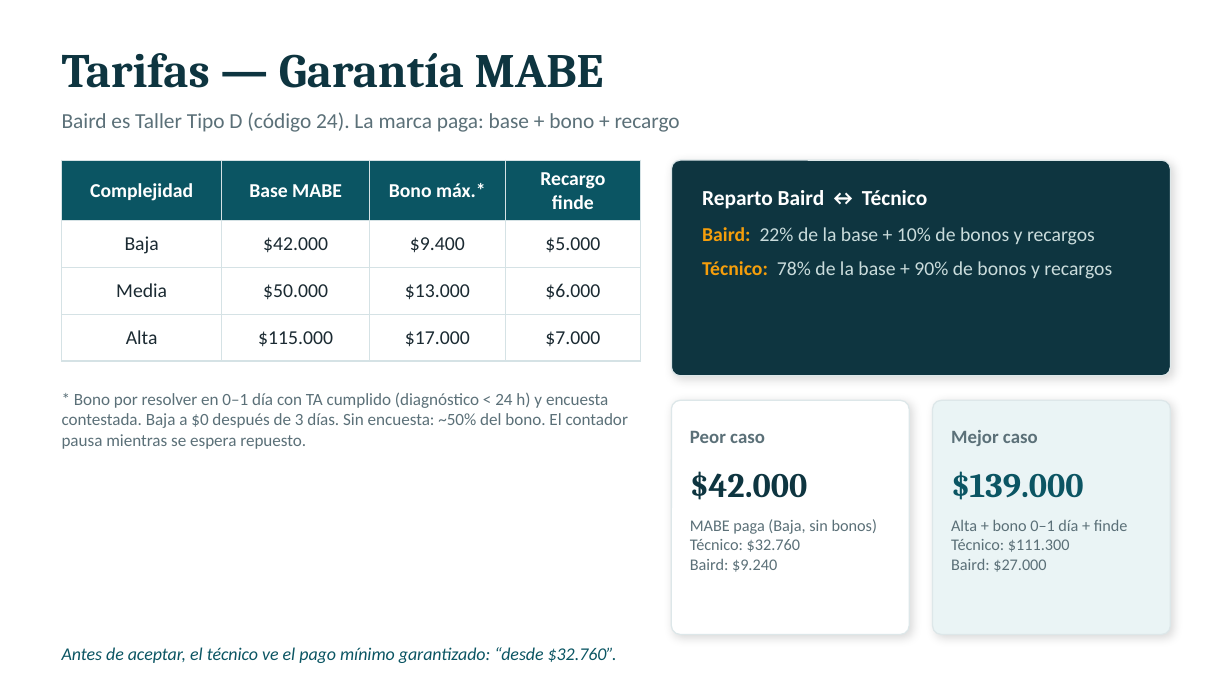
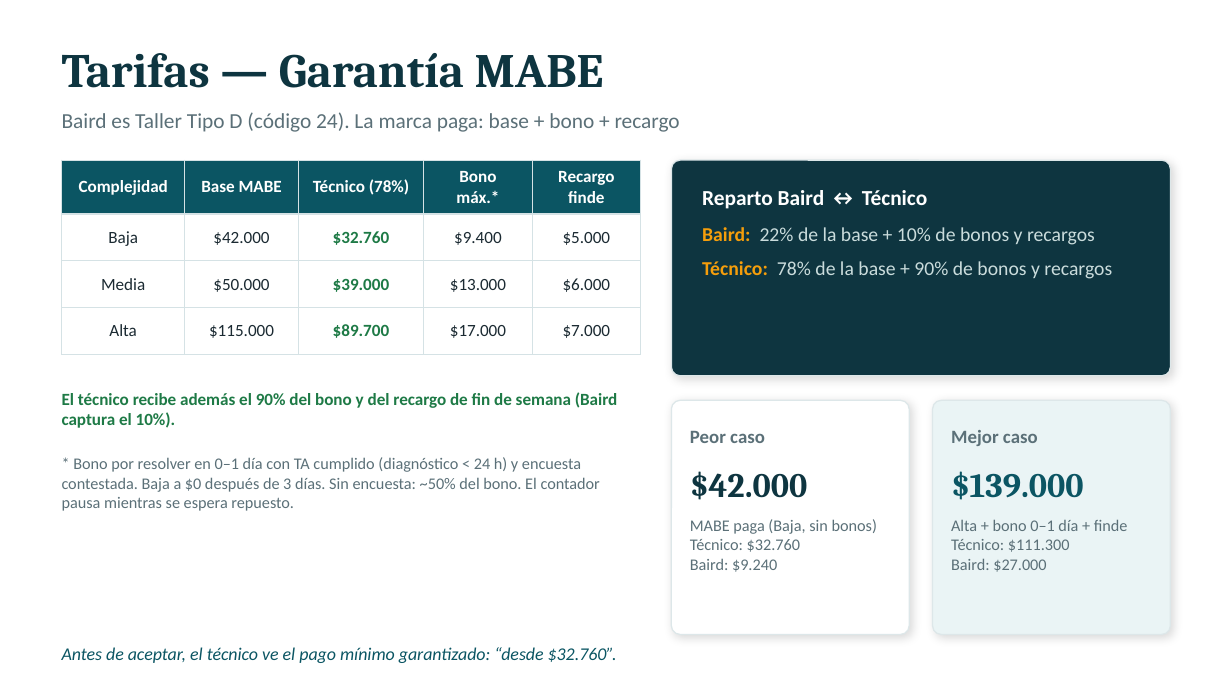
Before and after one commit to jdguerron-lgtm/baird-app, a slide deck: slide 9 of Baird-Service-Presentacion.pptx. Drawn at 1232x693 pixels with LibreOffice and Linux fonts; fonts in the diff are those of the drawing. Boxes give left, top, right and bottom in pixels: in the first picture for what was removed or moved away, otherwise in the second. Text is boxed around its words. In the diff, an @@ line names an element or a change of style, - is before the commit and + after.

```diff
--- a/Baird-Service-Presentacion.pptx
+++ b/Baird-Service-Presentacion.pptx
@@ table at bbox=[62, 160, 641, 342] @@
+column 3: Técnico (78%) | $32.760 | $39.000 | $89.700
@@ text added at bbox=[62, 392, 618, 428], 10 pt, text #1E7A46, bold @@
+El técnico recibe además el 90% del bono y del recargo de fin de semana (Baird captura el 10%).
@@ text "* Bono por resolver en ...": place and size @@
-text "* Bono por resolver en ..." at bbox=[62, 392, 628, 449]
+text "* Bono por resolver en ..." at bbox=[62, 457, 600, 511]
@@ text "* Bono por resolver en ..." at bbox=[62, 457, 600, 511]: size 10 to 9.5 pt @@
```
Also in this commit, not shown: 3 other slides changed, 1 slide removed, 3 other files.
